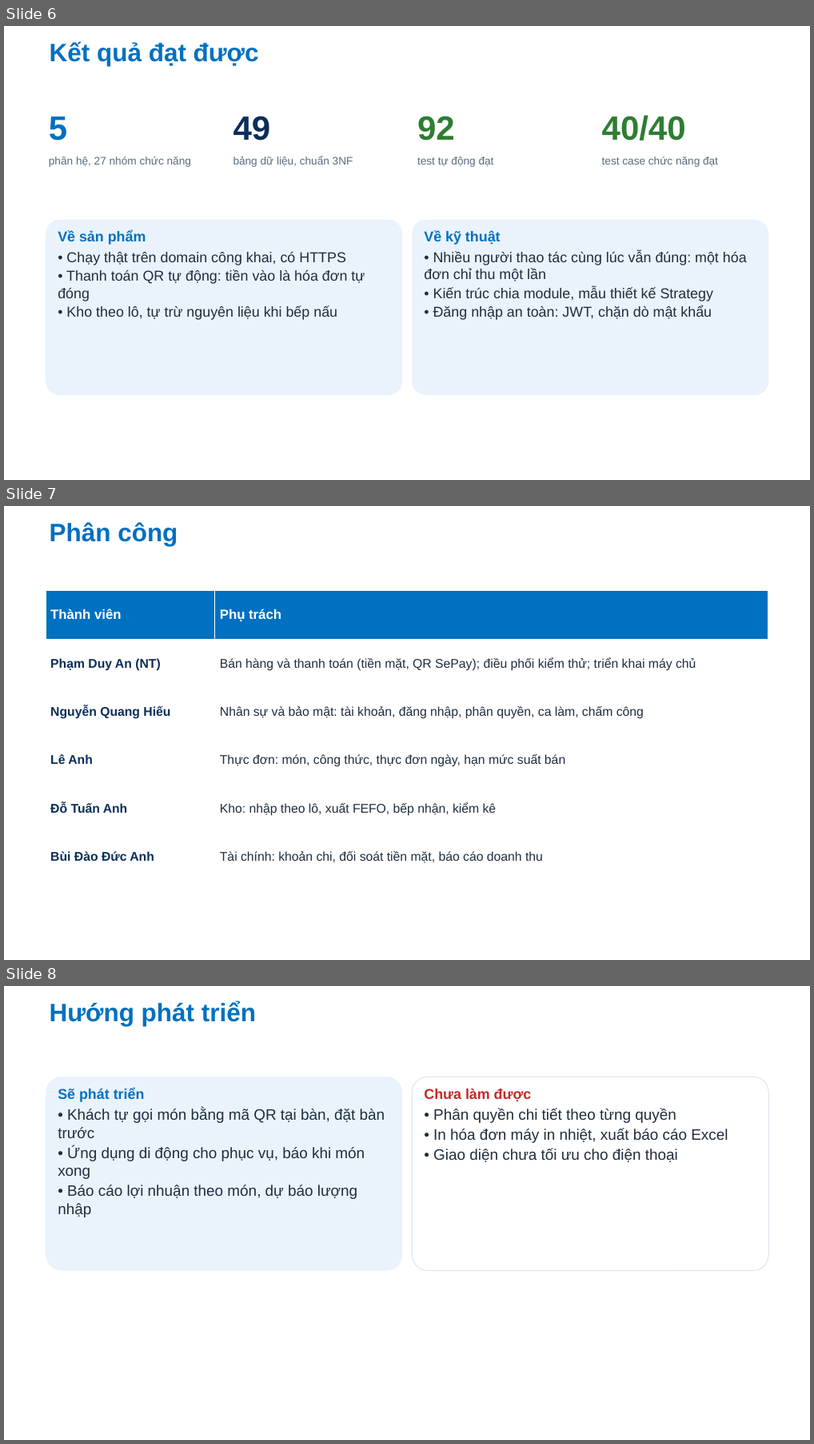
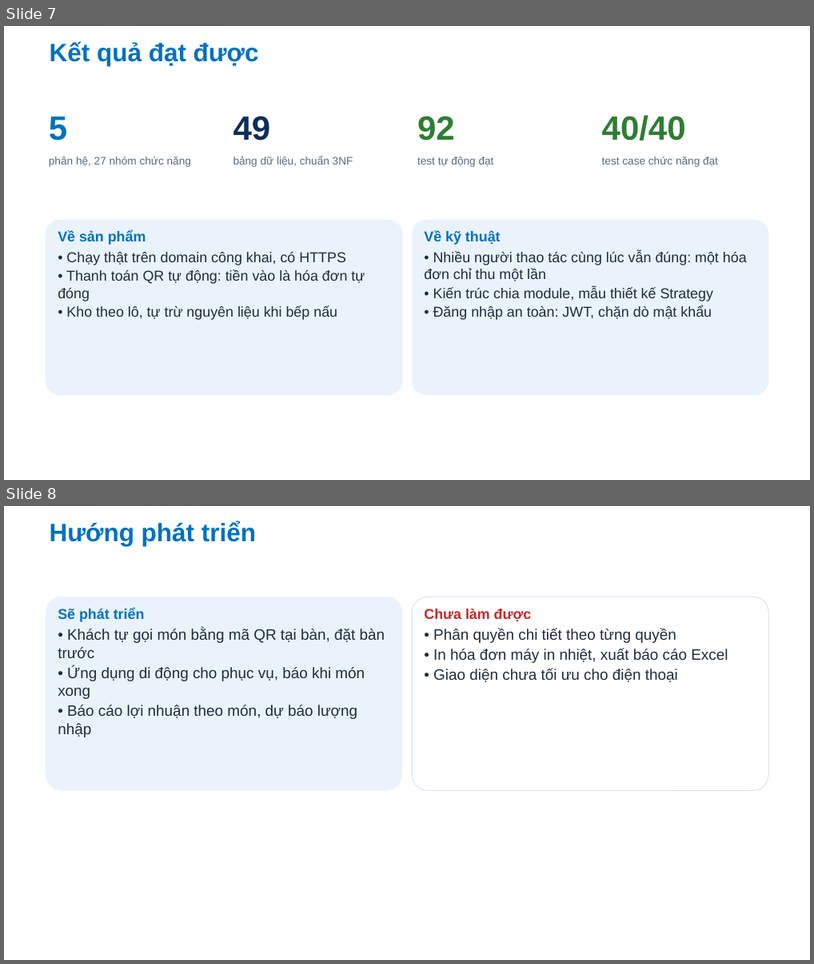
Before and after one commit to Anpham120/restaurant-management-system, a slide deck: docs/bao-cao-ltnc/Slide_LapTrinhNangCao_AtlasRestaurant.pptx. Shown one above the other, each under a label of ours: slides 6, 7 and 8 before the commit, slides 7 and 8 after it. The pictures are 814x1444 and 814x964 pixels, drawn with LibreOffice and Linux fonts; fonts in the diff are those of the drawing; background and template pictures are left out. Boxes give left, top, right and bottom in pixels: in the first picture for what was removed or moved away, otherwise in the second. Text is boxed around its words. In the diff, an @@ line names an element or a change of style, - is before the commit and + after.

```diff
--- a/docs/bao-cao-ltnc/Slide_LapTrinhNangCao_AtlasRestaurant.pptx
+++ b/docs/bao-cao-ltnc/Slide_LapTrinhNangCao_AtlasRestaurant.pptx
@@ slide 7 removed at <box>4,506,810,960</box>, background #FFFFFF @@
@@ title removed at <box>50,522,178,546</box> @@
-Phân công
@@ table removed at <box>46,591,769,881</box>, 6 rows, 2 columns @@
-Thành viên | Phụ trách
-Phạm Duy An (NT) | Bán hàng và thanh toán (tiền mặt, QR SePay); điều phối kiểm thử; triển khai máy chủ
-Nguyễn Quang Hiếu | Nhân sự và bảo mật: tài khoản, đăng nhập, phân quyền, ca làm, chấm công
-Lê Anh | Thực đơn: món, công thức, thực đơn ngày, hạn mức suất bán
-Đỗ Tuấn Anh | Kho: nhập theo lô, xuất FEFO, bếp nhận, kiểm kê
-Bùi Đào Đức Anh | Tài chính: khoản chi, đối soát tiền mặt, báo cáo doanh thu
@@ what was slide 6 is now slide 7 @@
```
Also in this commit, not shown: 1 slide changed, 1 slide added, 1 other file.
